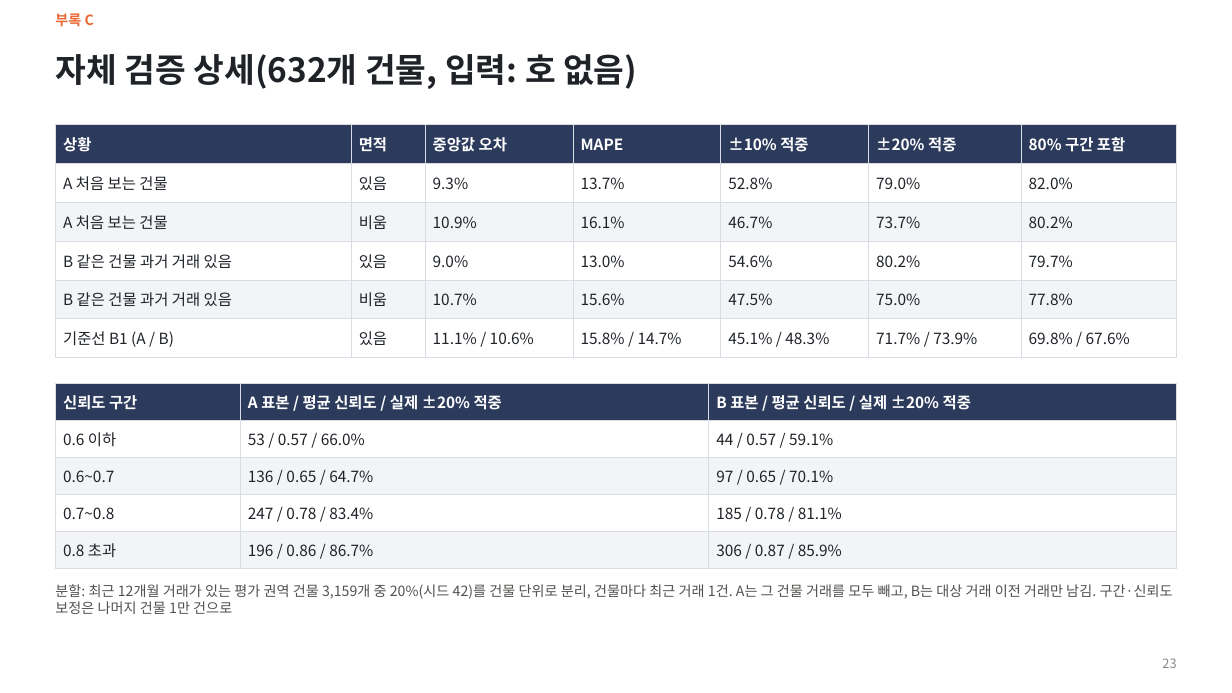
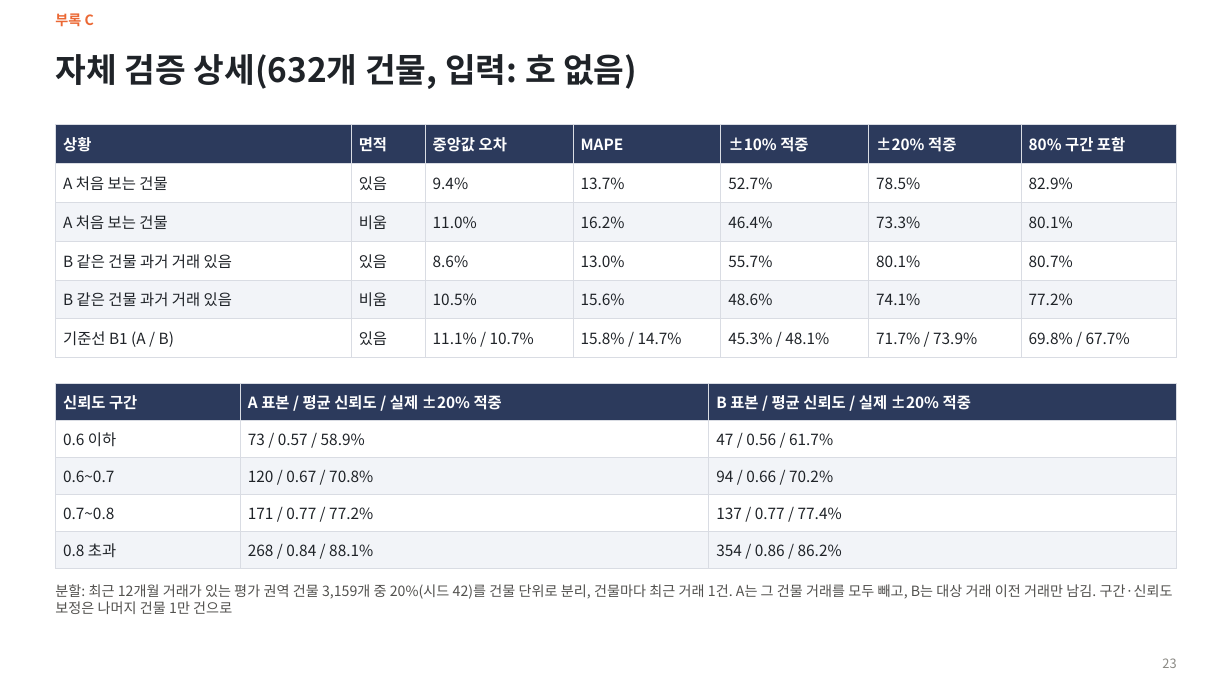
Before and after one commit to KimInSeok-DA/DA_Seoul_Villa_AVM, a slide deck: slide 23 of presentation/AVM_발표.pptx. Drawn at 1232x693 pixels with LibreOffice and Linux fonts; fonts in the diff are those of the drawing. Boxes give left, top, right and bottom in pixels: in the first picture for what was removed or moved away, otherwise in the second. Text is boxed around its words. In the diff, an @@ line names an element or a change of style, - is before the commit and + after.

Commit message:
문서·PPT: 철거된 건물 거래 제외 반영과 숫자 갱신
- README 결과 표·데이터·환경 변수, PPT 재료, 용어사전, 진행 과정, 1007_13·15 수치 갱신
- PPT 데이터 다듬기·자체 검증·신뢰도·크게 틀린 사례·예시·부록 수치, AI 활용 장 문서·PR 수
- HANDOFF·작업일지·AI 활용 기록

```diff
--- a/presentation/AVM_발표.pptx
+++ b/presentation/AVM_발표.pptx
@@ table at [55,125,1177,351] @@
-row 2: A 처음 보는 건물 | 있음 | 9.3% | 13.7% | 52.8% | 79.0% | 82.0%
+row 2: A 처음 보는 건물 | 있음 | 9.4% | 13.7% | 52.7% | 78.5% | 82.9%
-row 3: A 처음 보는 건물 | 비움 | 10.9% | 16.1% | 46.7% | 73.7% | 80.2%
+row 3: A 처음 보는 건물 | 비움 | 11.0% | 16.2% | 46.4% | 73.3% | 80.1%
-row 4: B 같은 건물 과거 거래 있음 | 있음 | 9.0% | 13.0% | 54.6% | 80.2% | 79.7%
+row 4: B 같은 건물 과거 거래 있음 | 있음 | 8.6% | 13.0% | 55.7% | 80.1% | 80.7%
-row 5: B 같은 건물 과거 거래 있음 | 비움 | 10.7% | 15.6% | 47.5% | 75.0% | 77.8%
+row 5: B 같은 건물 과거 거래 있음 | 비움 | 10.5% | 15.6% | 48.6% | 74.1% | 77.2%
-row 6: 기준선 B1 (A / B) | 있음 | 11.1% / 10.6% | 15.8% / 14.7% | 45.1% / 48.3% | 71.7% / 73.9% | 69.8% / 67.6%
+row 6: 기준선 B1 (A / B) | 있음 | 11.1% / 10.7% | 15.8% / 14.7% | 45.3% / 48.1% | 71.7% / 73.9% | 69.8% / 67.7%
@@ table at [55,384,1177,561] @@
-row 2, column 2: 53 / 0.57 / 66.0%
+row 2, column 2: 73 / 0.57 / 58.9%
-row 2, column 3: 44 / 0.57 / 59.1%
+row 2, column 3: 47 / 0.56 / 61.7%
-row 3, column 2: 136 / 0.65 / 64.7%
+row 3, column 2: 120 / 0.67 / 70.8%
-row 3, column 3: 97 / 0.65 / 70.1%
+row 3, column 3: 94 / 0.66 / 70.2%
-row 4, column 2: 247 / 0.78 / 83.4%
+row 4, column 2: 171 / 0.77 / 77.2%
-row 4, column 3: 185 / 0.78 / 81.1%
+row 4, column 3: 137 / 0.77 / 77.4%
-row 5, column 2: 196 / 0.86 / 86.7%
+row 5, column 2: 268 / 0.84 / 88.1%
-row 5, column 3: 306 / 0.87 / 85.9%
+row 5, column 3: 354 / 0.86 / 86.2%
```
Also in this commit, not shown: 11 other slides changed, 10 other files.
